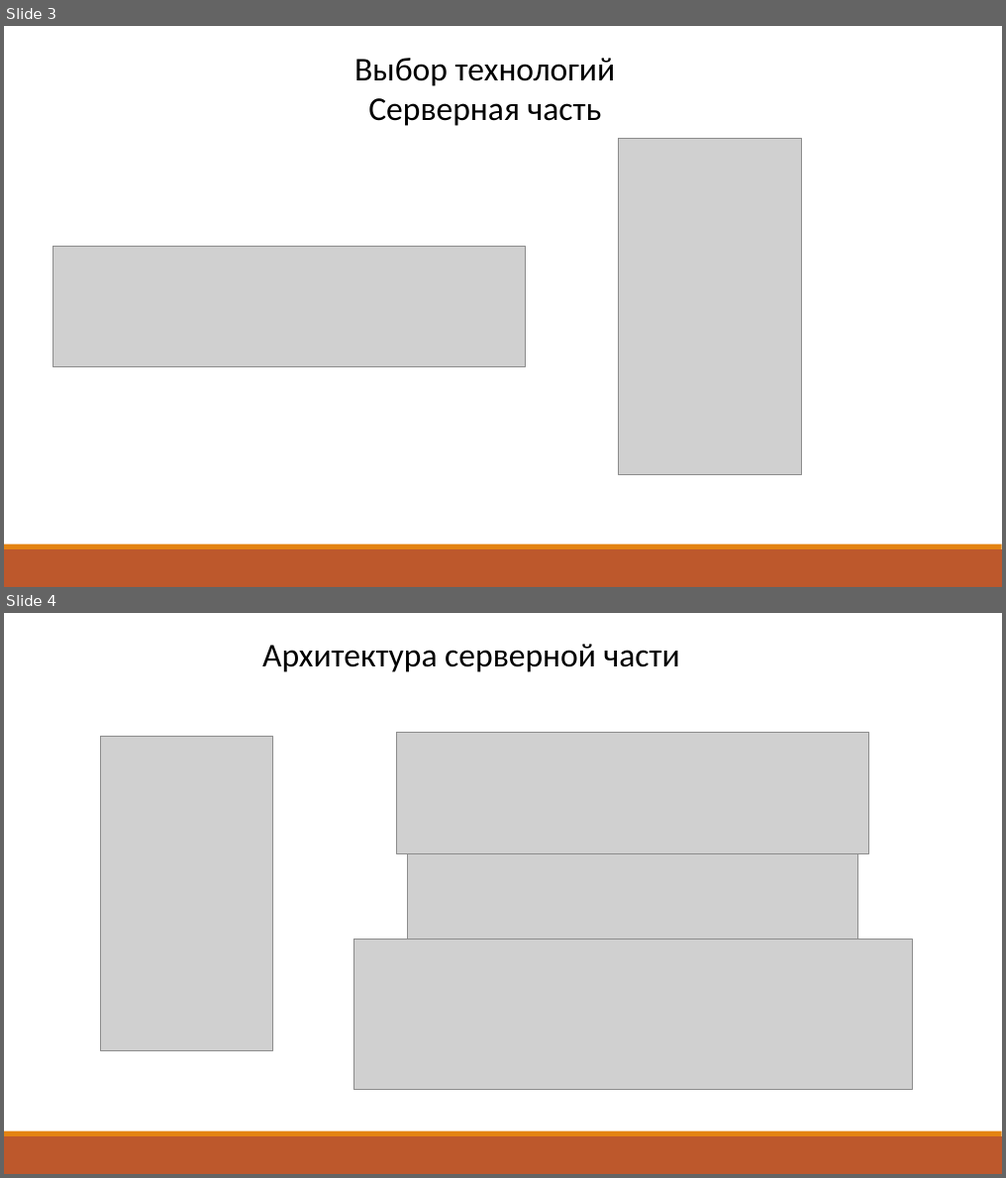
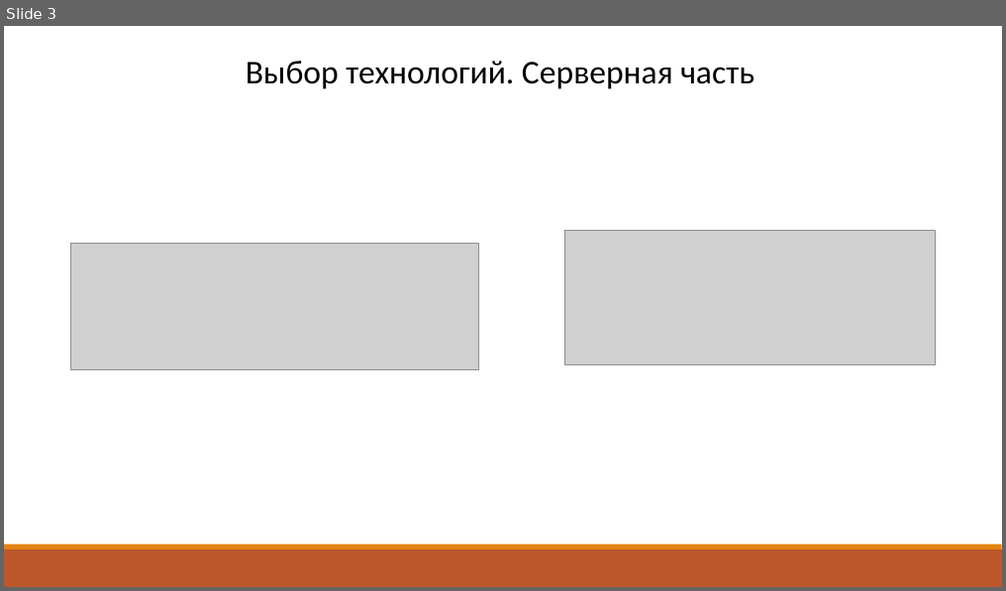
Before and after one commit to Artjxm/Uni-Dir-Across-PCs, a slide deck: 3rd-Grade/Sixth-Semester/Course-Project/docs/Московка_АА_Презентация.pptx. Shown one above the other, each under a label of ours: slides 3 and 4 before the commit, slide 3 after it. The pictures are 1006x1178 and 1006x591 pixels, drawn with LibreOffice and Linux fonts; fonts in the diff are those of the drawing; grey boxes stand for pictures. Boxes give left, top, right and bottom in pixels: in the first picture for what was removed or moved away, otherwise in the second. Text is boxed around its words. In the diff, an @@ line names an element or a change of style, - is before the commit and + after.

```diff
--- a/3rd-Grade/Sixth-Semester/Course-Project/docs/Московка_АА_Презентация.pptx
+++ b/3rd-Grade/Sixth-Semester/Course-Project/docs/Московка_АА_Презентация.pptx
@@ slide 4 removed at [4,613,1002,1174], background #FFFFFF; not listed: 2 template elements that a slide beside it also shows @@
@@ text removed at [262,644,680,672] @@
-Архитектура серверной части
@@ picture removed at [101,736,272,1051] @@
@@ picture removed at [397,733,868,854] @@
@@ picture removed at [408,775,858,1048] @@
@@ picture removed at [353,940,912,1090] @@
@@ slide 3 changed as well @@
@@ text at [246,61,754,89]: text changed @@
-Выбор технологий
-Серверная часть
+Выбор технологий. Серверная часть
@@ picture removed at [618,138,801,474] @@
@@ picture added at [564,230,936,366] @@
@@ picture: place and size @@
-picture at [54,246,525,368]
+picture at [70,243,478,371]
```
Also in this commit, not shown: 3 other slides changed, 7 slides added, 7 other slides removed, 4 other files.
